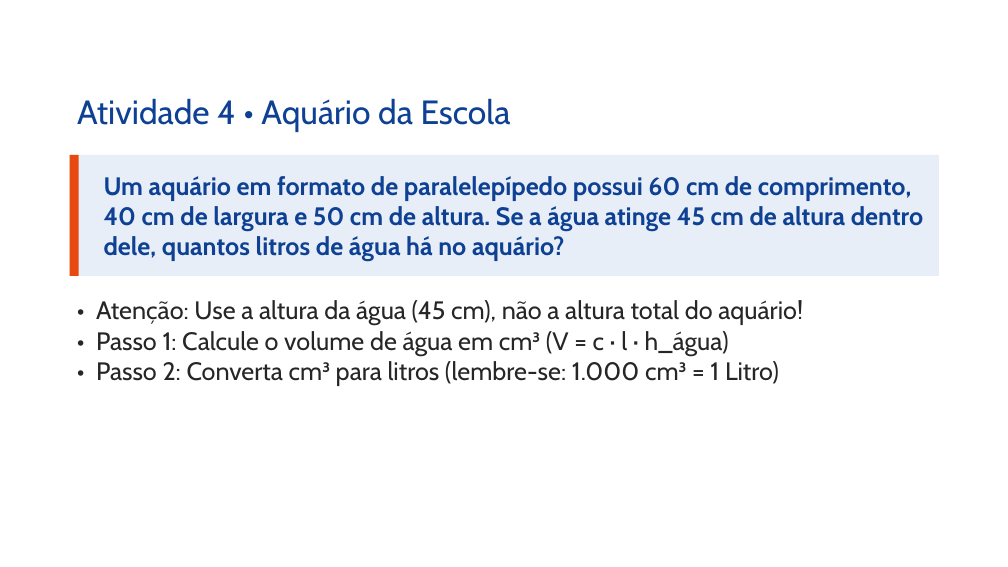
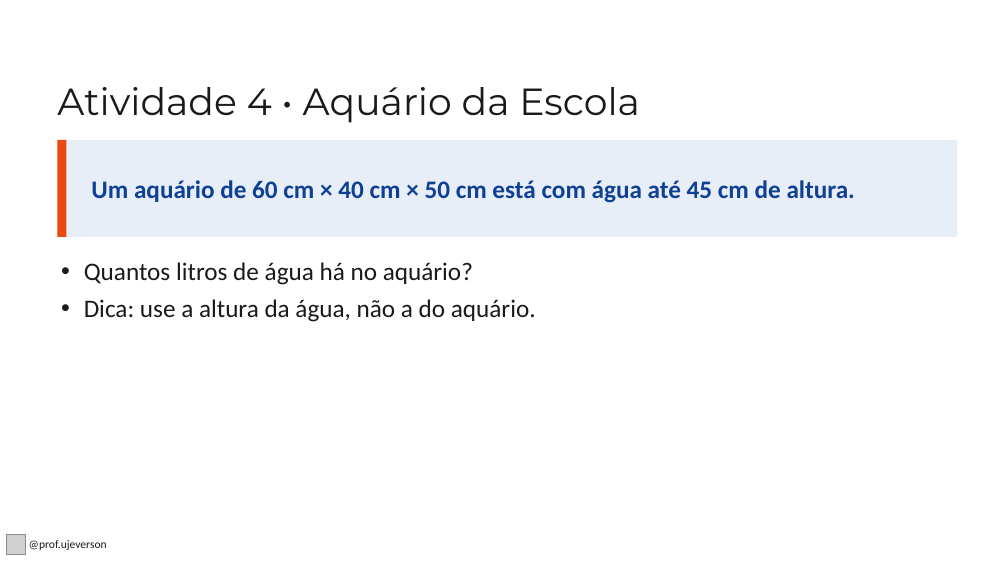
Before and after one commit to Ujeverson/uaippt, a slide deck: slide 26 of Prismas_Area_e_Volume_9Ano.pptx. Drawn at 1008x567 pixels with LibreOffice and Linux fonts; fonts in the diff are those of the drawing; grey boxes stand for pictures; background and template pictures are left out. Boxes give left, top, right and bottom in pixels: in the first picture for what was removed or moved away, otherwise in the second. Text is boxed around its words. In the diff, an @@ line names an element or a change of style, - is before the commit and + after.

```diff
--- a/Prismas_Area_e_Volume_9Ano.pptx
+++ b/Prismas_Area_e_Volume_9Ano.pptx
@@ title "Atividade 4 • Aquário da ...": place and size @@
-title "Atividade 4 • Aquário da ..." at bbox=[77, 98, 511, 132]
+title "Atividade 4 • Aquário da ..." at bbox=[57, 87, 640, 123]
@@ title "Atividade 4 • Aquário da ..." at bbox=[57, 87, 640, 123]: size 32 to 36 pt, font Cabin to Montserrat, text colour #0E4194 to #1A1A1A @@
@@ rectangle: place and size @@
-rectangle at bbox=[70, 155, 79, 276]
+rectangle at bbox=[57, 140, 67, 237]
@@ rectangle "Um aquário de 60 cm ...": place and size @@
-rectangle "Um aquário de 60 cm ..." at bbox=[70, 155, 939, 276]
+rectangle "Um aquário de 60 cm ..." at bbox=[57, 140, 957, 237]
@@ text in rectangle at bbox=[91, 180, 855, 203]: text changed; font Cabin to Calibri @@
-Um aquário em formato de paralelepípedo possui 60 cm de comprimento, 40 cm de largura e 50 cm de altura. Se a água atinge 45 cm de altura dentro dele, quantos litros de água há no aquário?
+Um aquário de 60 cm × 40 cm × 50 cm está com água até 45 cm de altura.
@@ text at bbox=[84, 262, 536, 322]: text changed; font Cabin to Calibri; text colour #262626 to #1A1A1A @@
-• Atenção: Use a altura da água (45 cm), não a altura total do aquário!
-• Passo 1: Calcule o volume de água em cm³ (V = c · l · h_água)
-• Passo 2: Converta cm³ para litros (lembre-se: 1.000 cm³ = 1 Litro)
+• Quantos litros de água há no aquário?
+• Dica: use a altura da água, não a do aquário.
@@ picture added at bbox=[6, 535, 26, 554] @@
@@ text added at bbox=[29, 540, 107, 550], 11 pt, text #1A1A1A @@
+@prof.ujeverson
```
Also in this commit, not shown: 30 other slides changed, 2 slides added, 2 slides removed, 10 other files.
